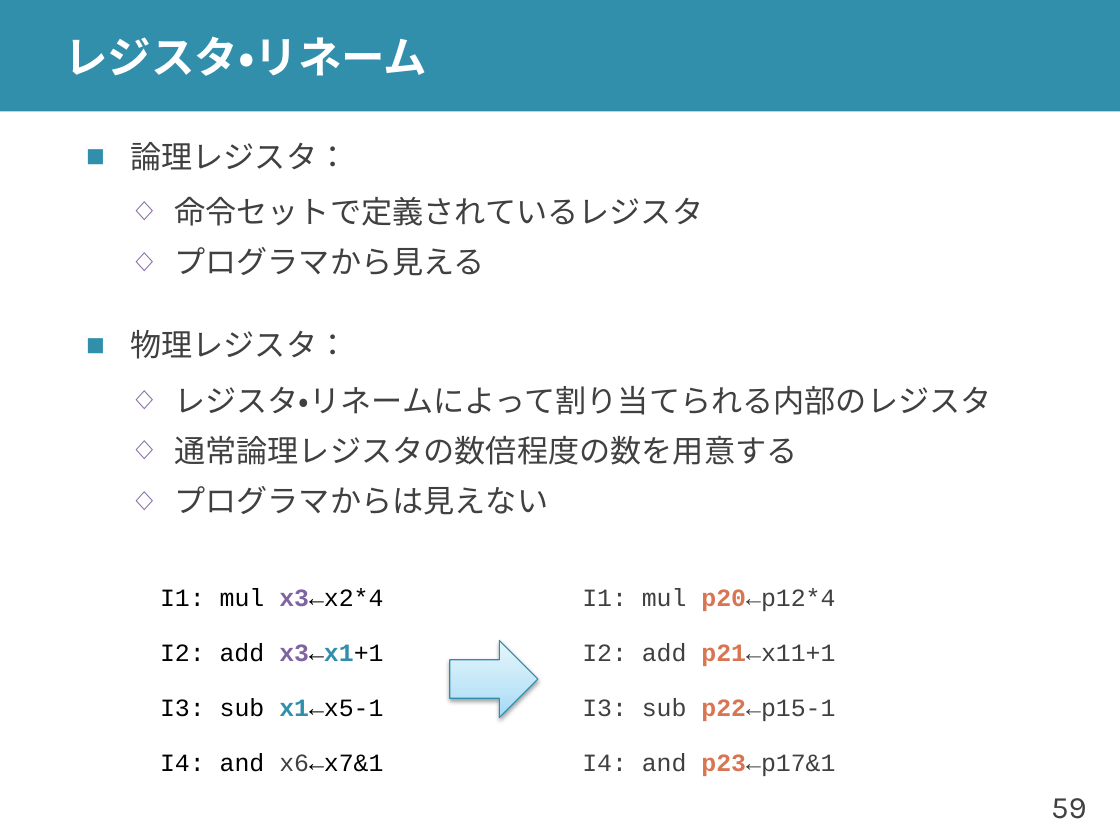
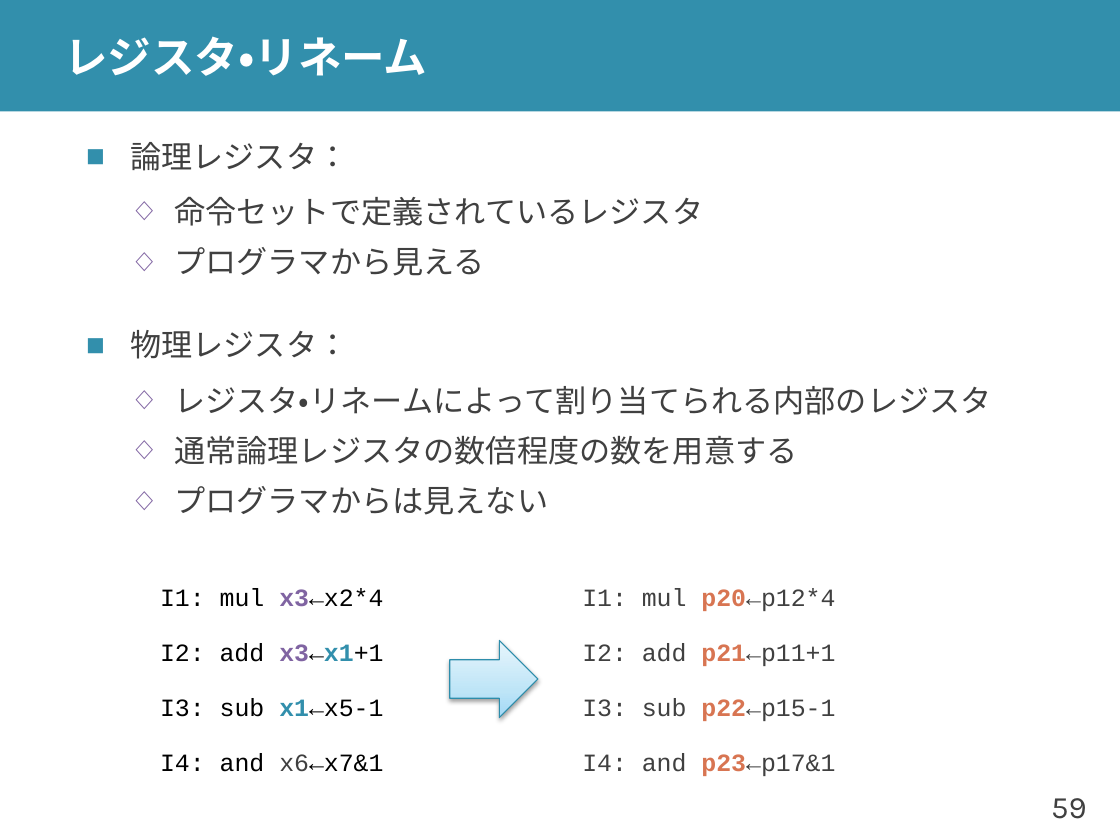
Before and after one commit to shioyadan/advanced-computer-organization, a slide deck: slide 59 of aco-shioya-09.pptx. Drawn at 1120x840 pixels with LibreOffice and Linux fonts; fonts in the diff are those of the drawing. Boxes give left, top, right and bottom in pixels: in the first picture for what was removed or moved away, otherwise in the second. Text is boxed around its words. In the diff, an @@ line names an element or a change of style, - is before the commit and + after.

Commit message:
レジスタ番号がおかしかったのを修正

```diff
--- a/aco-shioya-09.pptx
+++ b/aco-shioya-09.pptx
@@ text at <box>582,643,835,666</box>: text changed @@
-I2: add p21←x11+1
+I2: add p21←p11+1
```
Also in this commit, not shown: 1 other slide changed, 1 other file.
